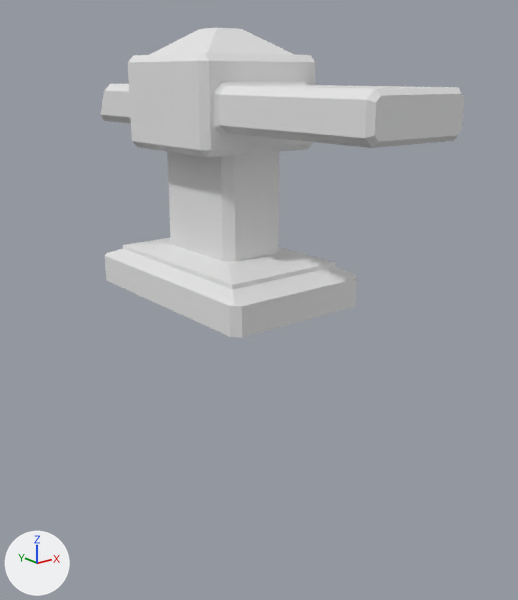
An edit to the FBX model Client/UnityProject/Assets/EntityArts/Boxes/LowStoneGuardrailBox/LowStoneGuardrail2Broken.fbx, drawn before and after from the same camera.
Camera for both pictures: a 50 mm camera at (-3.46, -4.8, 1.77) aimed at (0.16, -0.28, -0.04). The lights are fixed; the arrows at lower left show +X, +Y and +Z.

The scene before the commit, as lines of its bpy script (objects in view):
```python
me_cube_189 = bpy.data.meshes.new('Cube.189')
me_cube_189.from_pydata(...)  # 138 vertices, 117 faces; spans x -0.63..0.63, y -2.0..1.45, z 0.0..2.11
ob_handrail2broken = bpy.data.objects.new('handrail2broken', me_cube_189)
ob_handrail2broken.location = (0.0, 0.0, 0.0)
```
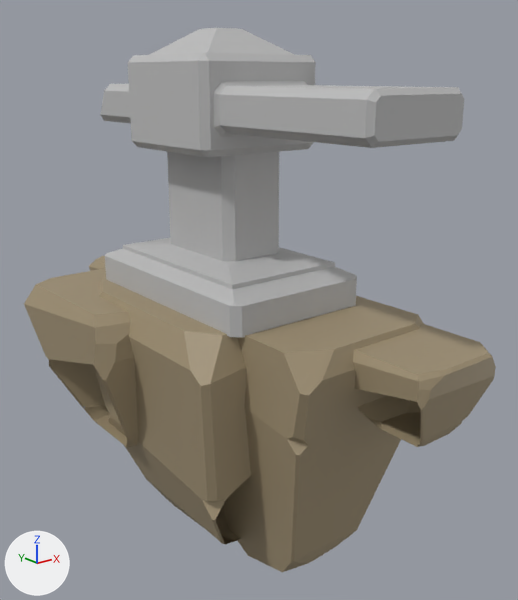
Pixel boxes (x1, y1, x2, y2) of what changed, in the pictures (518 x 600 px):
'handrail2broken', reshaped (30% wider, 76% taller)
    before: (101, 28, 464, 337)
    after: (24, 28, 496, 572)
part 1 of me_cube_189, added
    after: (353, 324, 496, 447)
part 2 of me_cube_189, added
    after: (94, 277, 252, 544)
part 3 of me_cube_189, added
    after: (223, 296, 424, 572)
part 4 of me_cube_189, added
    after: (89, 256, 105, 271)
part 5 of me_cube_189, added
    after: (24, 268, 138, 447)
part 6 of me_cube_189, recoloured
    both: (101, 28, 464, 337)

Diff of the bpy script that builds the scene:
```diff
--- a/Client/UnityProject/Assets/EntityArts/Boxes/LowStoneGuardrailBox/LowStoneGuardrail2Broken.fbx.py
+++ b/Client/UnityProject/Assets/EntityArts/Boxes/LowStoneGuardrailBox/LowStoneGuardrail2Broken.fbx.py
@@ mat_lambert2_001 @@
+mat_lambert2_001 = principled_material('lambert2.001')
+mat_lambert2_001.base_color = (0.359, 0.288, 0.178)  # beige #a29275
+mat_lambert2_001.roughness = 0.553
@@ mat_lambert2 @@
+mat_lambert2 = principled_material('lambert2')
+mat_lambert2.base_color = (0.5, 0.5, 0.5)  # grey #bcbcbc
+mat_lambert2.roughness = 0.553
@@ me_cube_189 @@
 # used by ob_handrail2broken; location = (0.0, 0.0, 0.0)
-me_cube_189.from_pydata(...)  # 138 vertices, 117 faces; spans x -0.63..0.63, y -2.0..1.45, z 0.0..2.11
+me_cube_189.from_pydata(...)  # 478 vertices, 307 faces; spans x -1.21..0.99, y -2.24..2.09, z -2.26..2.11
+# me_cube_189 part 1: a new loose piece of 68 vertices spanning x -0.1..0.74, y -2.24..-1.35, z -0.64..-0.03, in mat_lambert2_001 (beige #a19275)
+# me_cube_189 part 2: a new loose piece of 68 vertices spanning x -0.92..0.99, y -1.0..1.03, z -2.1..0.01, in mat_lambert2_001 (beige #a19275)
+# me_cube_189 part 3: a new loose piece of 68 vertices spanning x -0.55..0.86, y -1.65..-0.14, z -2.26..0.01, in mat_lambert2_001 (beige #a19275)
+# me_cube_189 part 4: a new loose piece of 68 vertices spanning x -0.27..0.66, y 1.3..2.09, z -0.67..-0.07, in mat_lambert2_001 (beige #a19275)
+# me_cube_189 part 5: a new loose piece of 68 vertices spanning x -1.21..0.92, y 0.0..1.51, z -1.38..-0.03, in mat_lambert2_001 (beige #a19275)
+# me_cube_189 part 6: 117 faces spanning x -0.63..0.63, y -2.0..1.45, z 0.0..2.11 switch from no material to mat_lambert2 (grey #bcbcbc)
+me_cube_189.materials.append(mat_lambert2_001)  # beige #a29275
```
